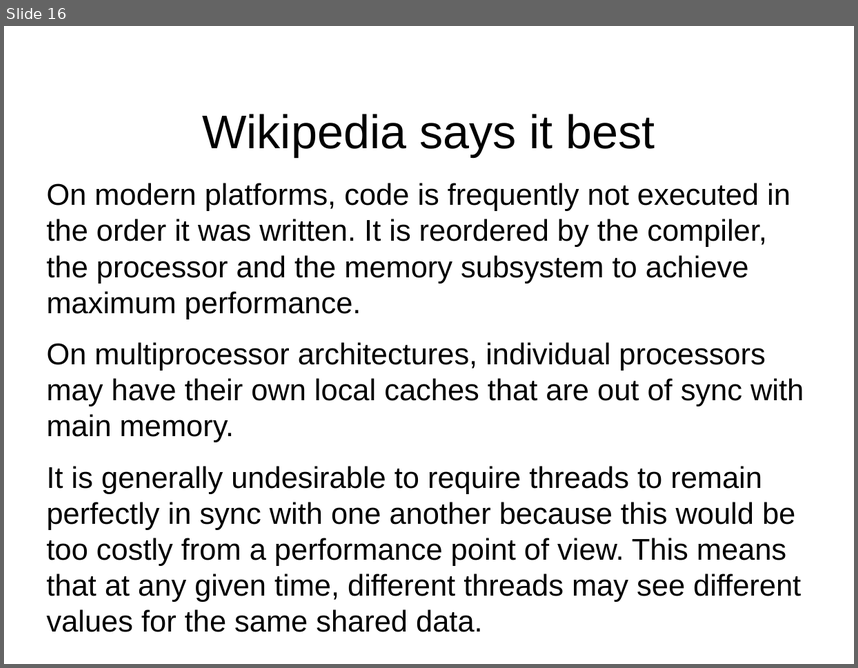
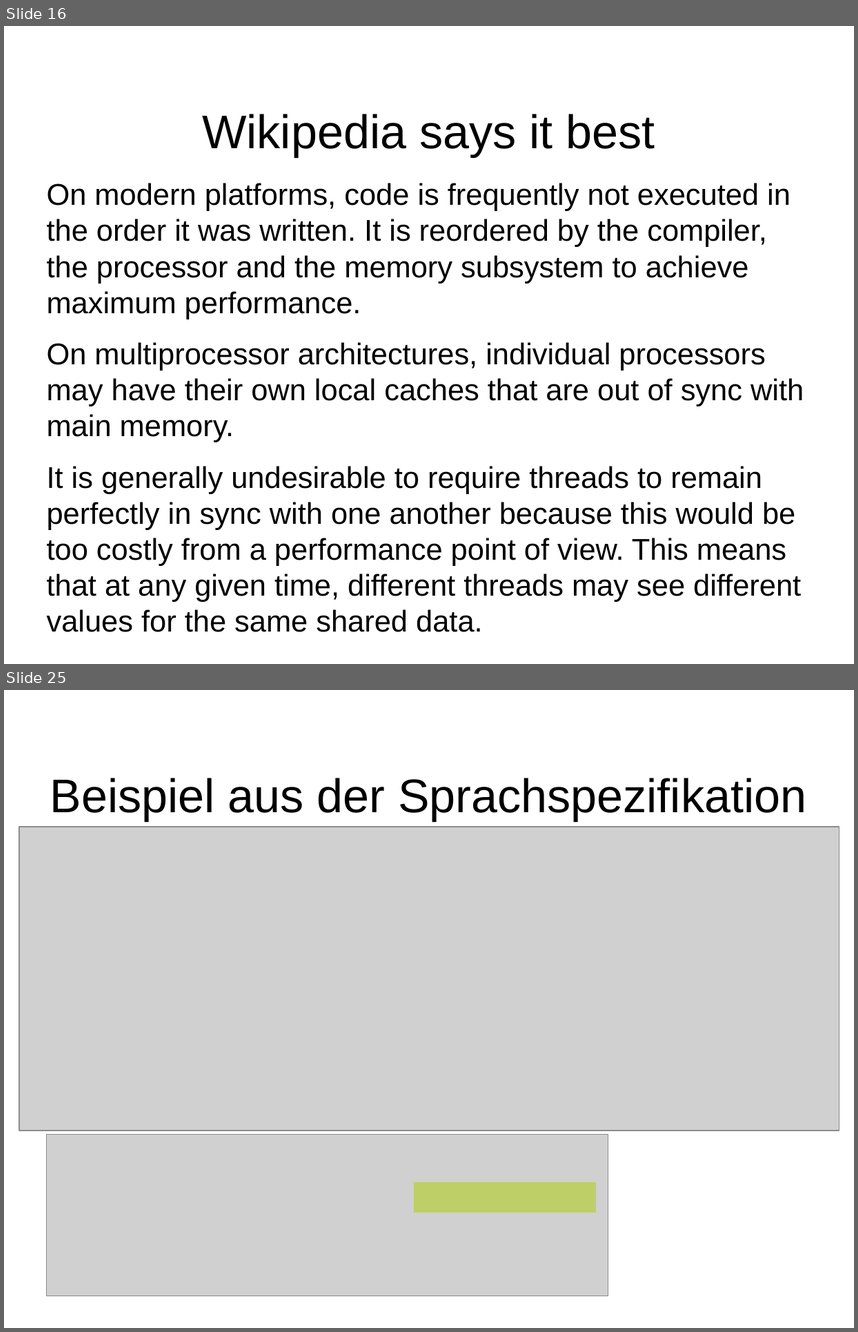
Before and after one commit to dlindner/vorlesung-se2-dhbw, a slide deck: added_2016/Java Memory Model.odp. Shown one above the other, each under a label of ours: slide 16 before the commit, slides 16 and 25 after it; the slides between them are not shown. The pictures are 858x668 and 858x1332 pixels, drawn with LibreOffice and Linux fonts; fonts in the diff are those of the drawing; grey boxes stand for pictures; background and template pictures are left out. Boxes give left, top, right and bottom in pixels: in the first picture for what was removed or moved away, otherwise in the second. Text is boxed around its words. In the diff, an @@ line names an element or a change of style, - is before the commit and + after.

Commit message:
Quiz und Motivation für die Sprachspezifikation

```diff
--- a/added_2016/Java Memory Model.odp
+++ b/added_2016/Java Memory Model.odp
@@ slide 25 added at <box>4,690,854,1328</box>, background picture (left out) @@
@@ title added at <box>50,778,806,821</box>, 44 pt, text #000000 @@
+Beispiel aus der Sprachspezifikation
@@ picture added at <box>19,827,840,1130</box> @@
@@ picture added at <box>46,1134,608,1296</box> @@
@@ rectangle added at <box>414,1182,595,1212</box>, fill #AECF00 at 50% opacity @@
```
Also in this commit, not shown: 19 other slides added.
